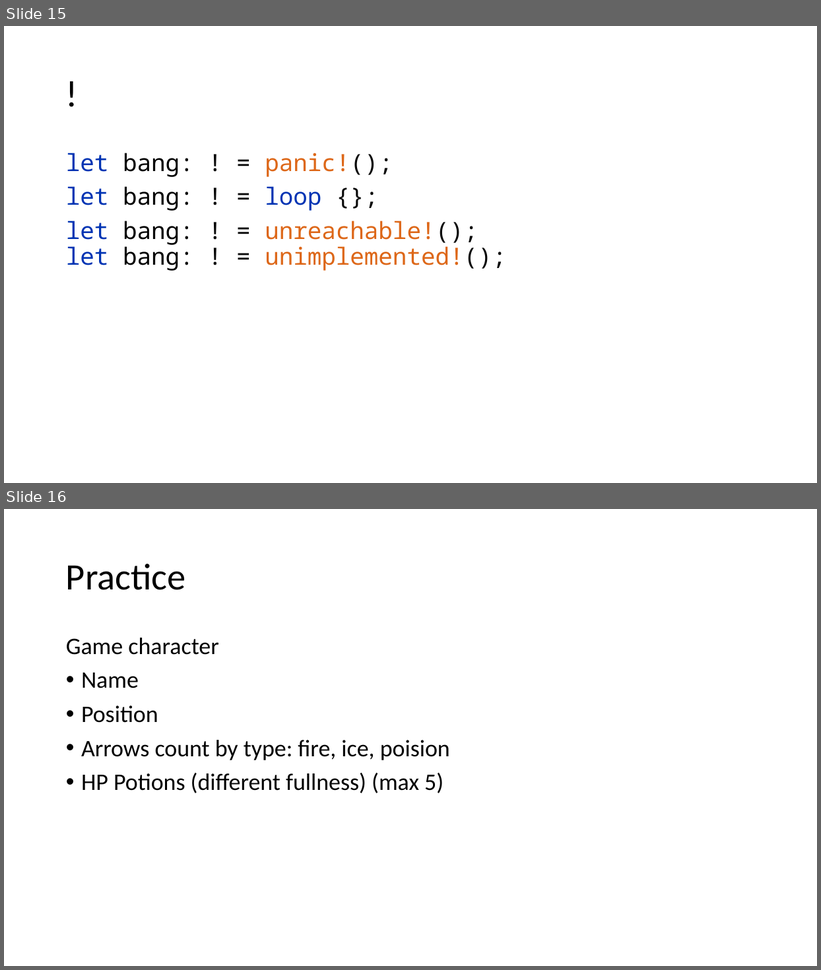
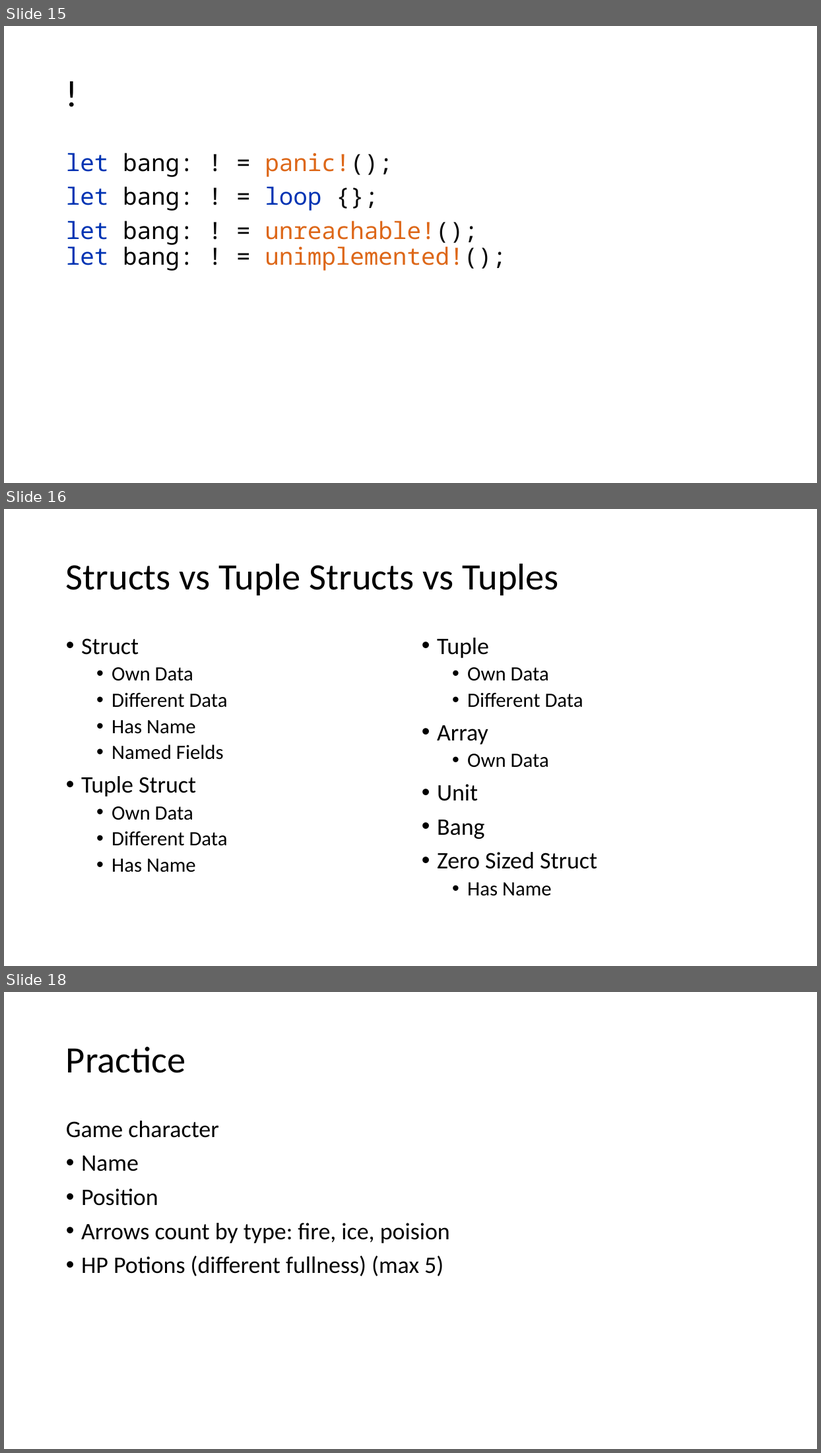
Before and after one commit to kugushev/course-rust-basics, a slide deck: pres/02-BuildingBlocks.pptx. Shown one above the other, each under a label of ours: slides 15 and 16 before the commit, slides 15, 16 and 18 after it; the slides between them are not shown. The pictures are 821x970 and 821x1453 pixels, drawn with LibreOffice and Linux fonts; fonts in the diff are those of the drawing. Boxes give left, top, right and bottom in pixels: in the first picture for what was removed or moved away, otherwise in the second. Text is boxed around its words. In the diff, an @@ line names an element or a change of style, - is before the commit and + after.

```diff
--- a/pres/02-BuildingBlocks.pptx
+++ b/pres/02-BuildingBlocks.pptx
@@ slide 16 added at <box>4,509,817,966</box>, background #FFFFFF @@
@@ title added at <box>66,563,558,595</box>, 44 pt, text #000000 @@
+Structs vs Tuple Structs vs Tuples
@@ text added at <box>81,638,228,873</box>, 24 pt, text #000000 @@
+• Struct
+  • Own Data
+  • Different Data
+  • Has Name
+  • Named Fields
+• Tuple Struct
+  • Own Data
+  • Different Data
+  • Has Name
@@ text added at <box>437,638,597,896</box>, 24 pt, text #000000 @@
+• Tuple
+  • Own Data
+  • Different Data
+• Array
+  • Own Data
+• Unit
+• Bang
+• Zero Sized Struct
+  • Has Name
@@ what was slide 16 is now slide 18 @@
```
Also in this commit, not shown: 9 slides changed, 11 other slides added, 3 slides removed, 2 other files.
